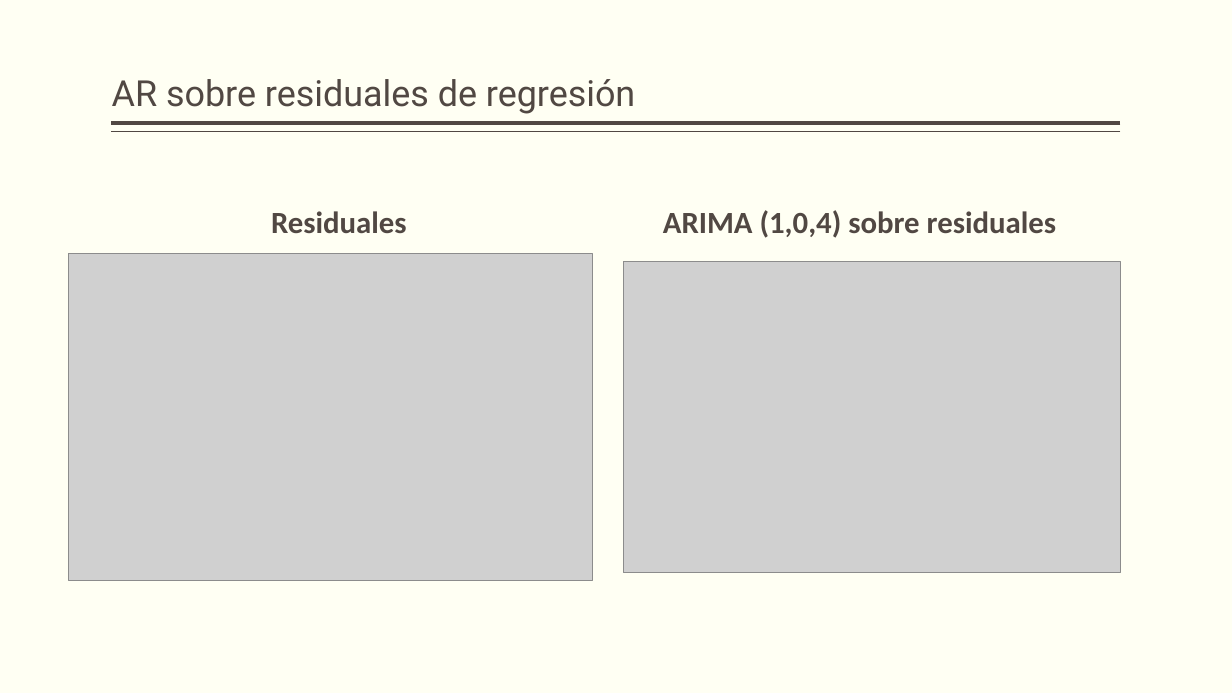
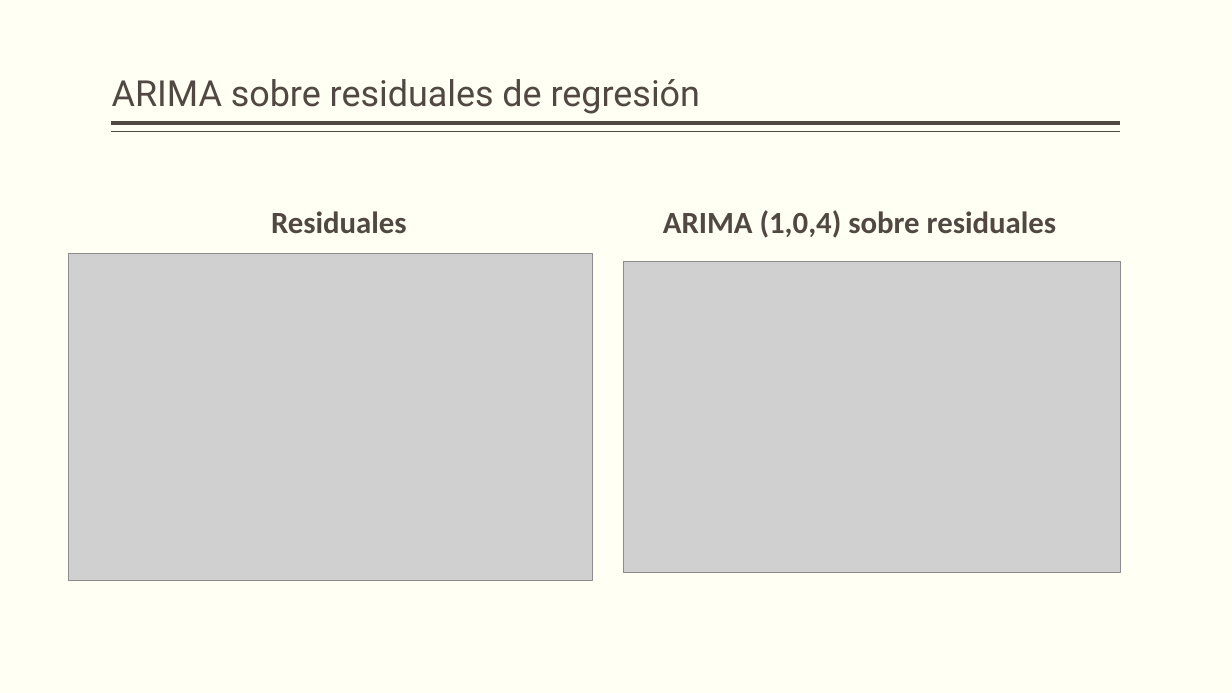
Before and after one commit to ramirezdiana/Forecast-with-fourier, a slide deck: slide 10 of PRONOSTICO DEMANDA NIVEL GERENCIA.pptx. Drawn at 1232x693 pixels with LibreOffice and Linux fonts; fonts in the diff are those of the drawing; grey boxes stand for pictures. Boxes give left, top, right and bottom in pixels: in the first picture for what was removed or moved away, otherwise in the second. Text is boxed around its words. In the diff, an @@ line names an element or a change of style, - is before the commit and + after.

```diff
--- a/PRONOSTICO DEMANDA NIVEL GERENCIA.pptx
+++ b/PRONOSTICO DEMANDA NIVEL GERENCIA.pptx
@@ title at (112,79,700,114): text changed @@
-AR sobre residuales de regresión
+ARIMA sobre residuales de regresión
```
Also in this commit, not shown: 4 other slides changed, 1 slide added, 3 other files.
